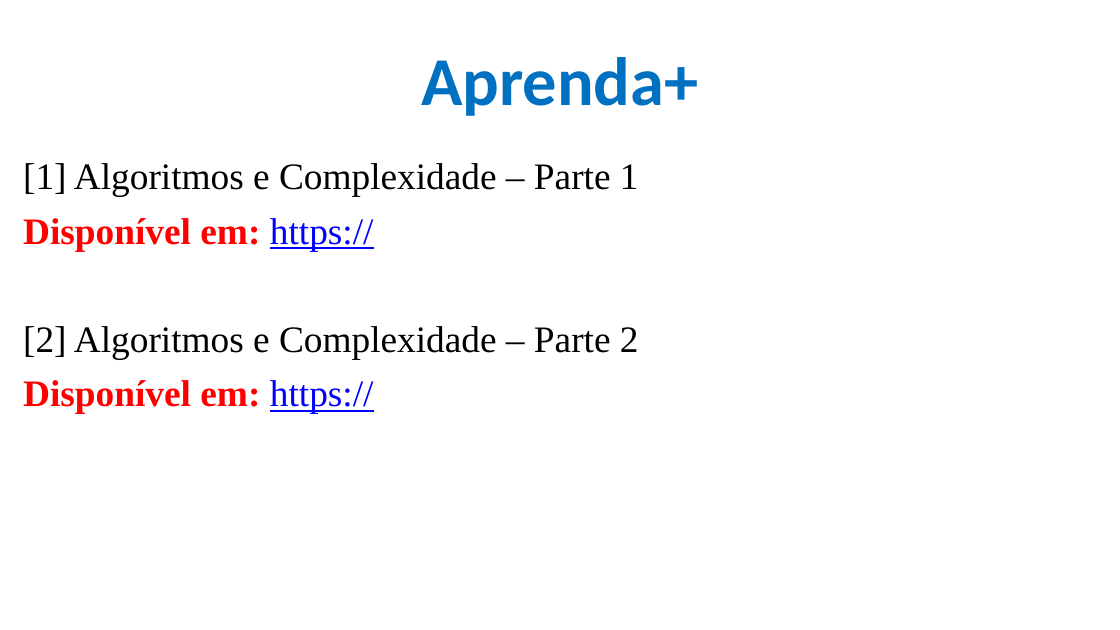
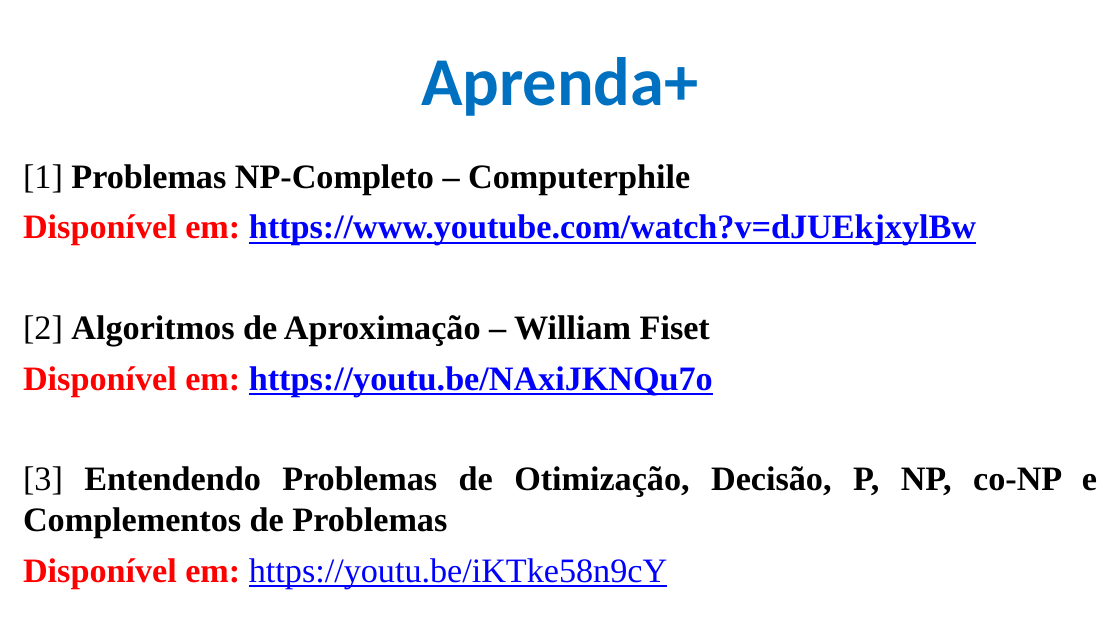
Before and after one commit to CloudEducationBrazil/WydenAlgoritmosEComplexidade, a slide deck: slide 11 of 01 Classes/Aula 12 - Algoritmos e Complexidade - Problemas NP Completos e Algoritmos de Aproximação.pptx (slide 6 before the commit). Drawn at 1120x630 pixels with LibreOffice and Linux fonts; fonts in the diff are those of the drawing; background and template pictures are left out. Boxes give left, top, right and bottom in pixels: in the first picture for what was removed or moved away, otherwise in the second. Text is boxed around its words. In the diff, an @@ line names an element or a change of style, - is before the commit and + after.

Commit message:
aula NP P Alg e Complex ... 28102025

```diff
--- a/01 Classes/Aula 12 - Algoritmos e Complexidade - Problemas NP Completos e Algoritmos de Aproximação.pptx
+++ b/01 Classes/Aula 12 - Algoritmos e Complexidade - Problemas NP Completos e Algoritmos de Aproximação.pptx
@@ text at [23, 164, 1097, 589]: text changed; size 24 to 22 pt; bold on @@
-[1] Algoritmos e Complexidade – Parte 1
-Disponível em: https://
-[2] Algoritmos e Complexidade – Parte 2
-Disponível em: https://
+[1] Problemas NP-Completo – Computerphile
+Disponível em: https://www.youtube.com/watch?v=dJUEkjxylBw
+[2] Algoritmos de Aproximação – William Fiset
+Disponível em: https://youtu.be/NAxiJKNQu7o
+[3] Entendendo Problemas de Otimização, Decisão, P, NP, co-NP e Complementos de Problemas
+Disponível em: https://youtu.be/iKTke58n9cY
```
Also in this commit, not shown: 5 other slides changed, 8 slides added.
